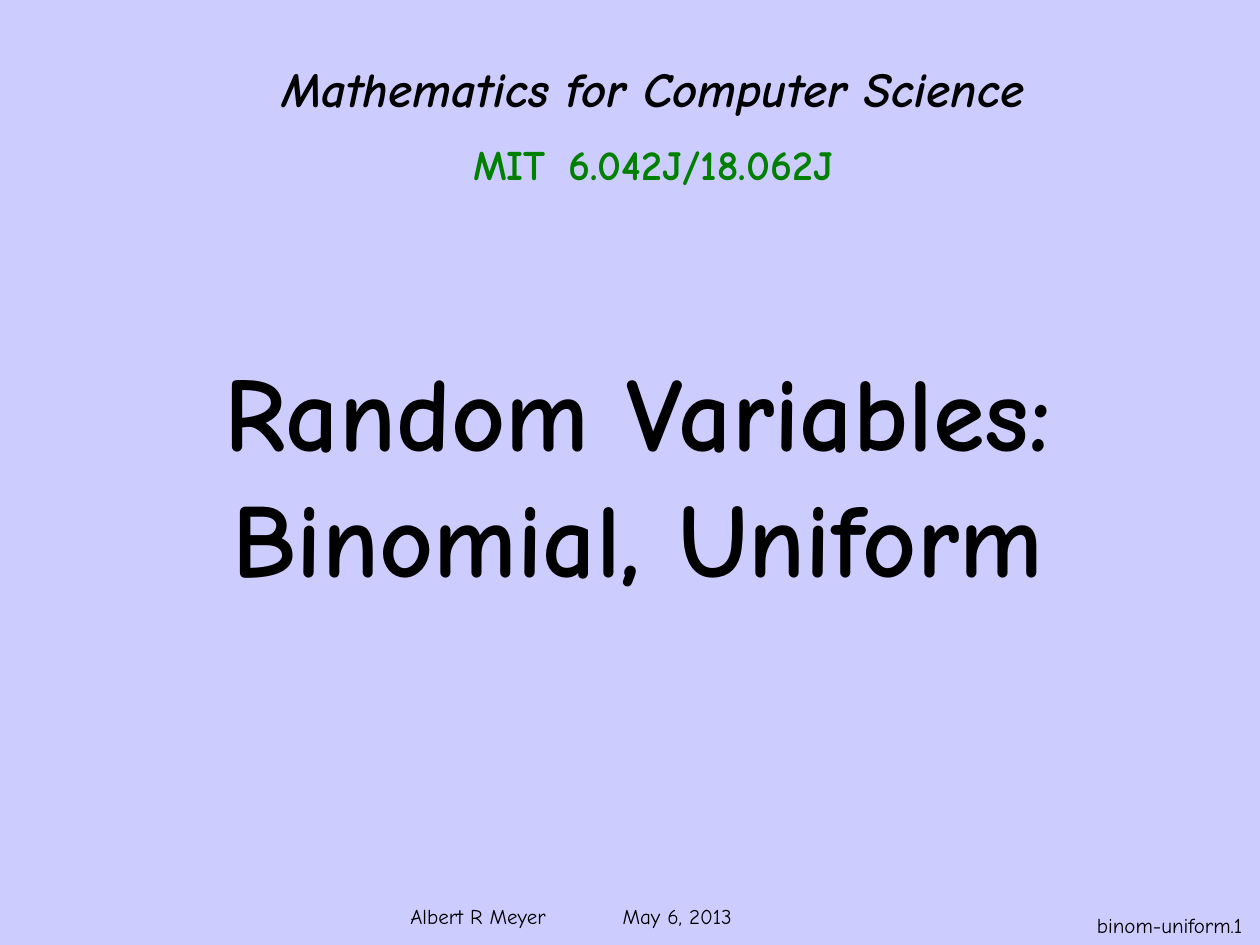
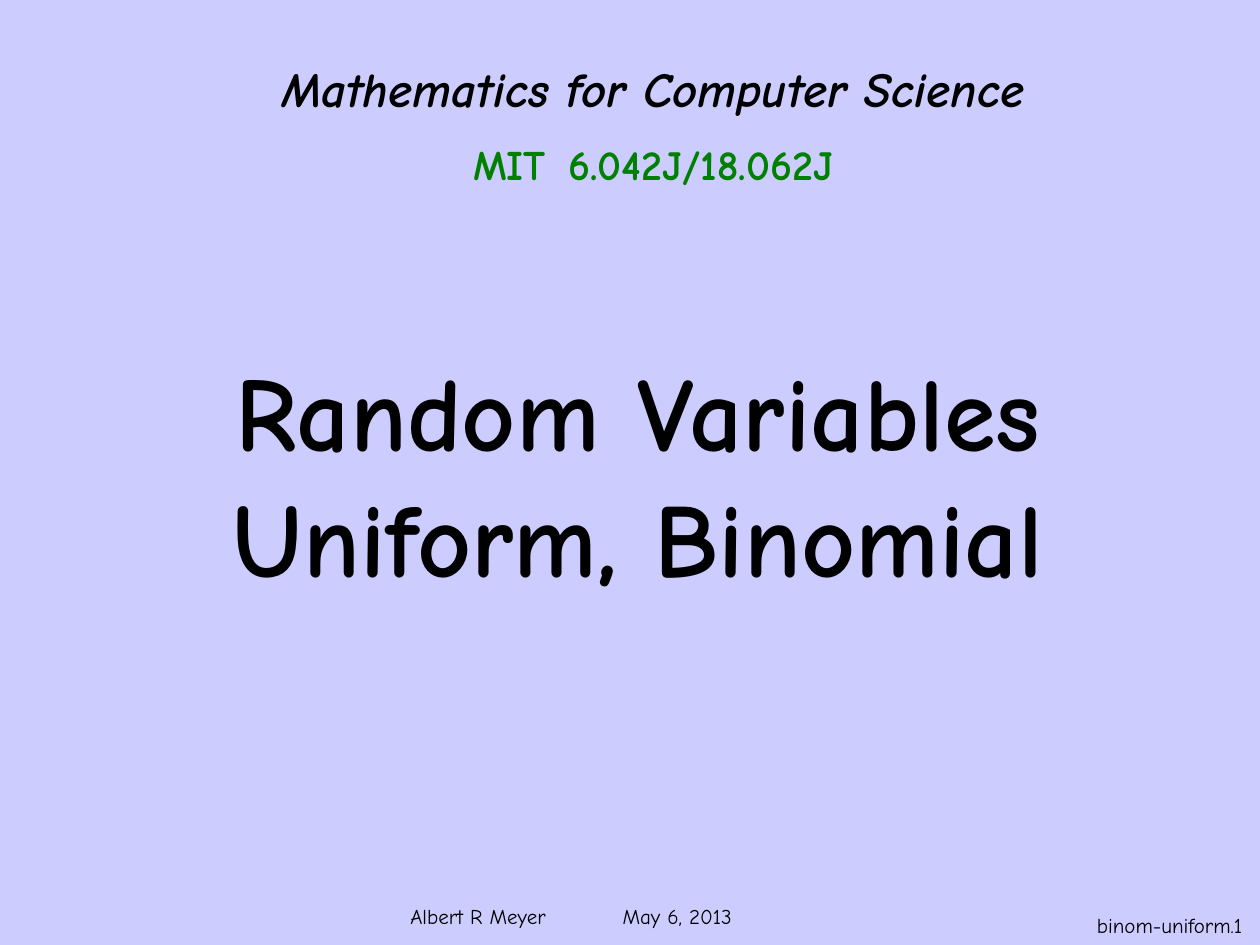
Before and after one commit to armeyer/mcs_web, a slide deck: slide 1 of spring13/slides13/ranvar-binomial.pptx. Drawn at 1260x945 pixels with LibreOffice and Linux fonts; fonts in the diff are those of the drawing; background and template pictures are left out. Boxes give left, top, right and bottom in pixels: in the first picture for what was removed or moved away, otherwise in the second. Text is boxed around its words. In the diff, an @@ line names an element or a change of style, - is before the commit and + after.

```diff
--- a/spring13/slides13/ranvar-binomial.pptx
+++ b/spring13/slides13/ranvar-binomial.pptx
@@ text at (233,380,1043,587): text changed @@
-Random Variables:
-Binomial, Uniform
+Random Variables
+Uniform, Binomial
```
Also in this commit, not shown: 5 other slides changed, 1 slide added, 3 slides removed.
